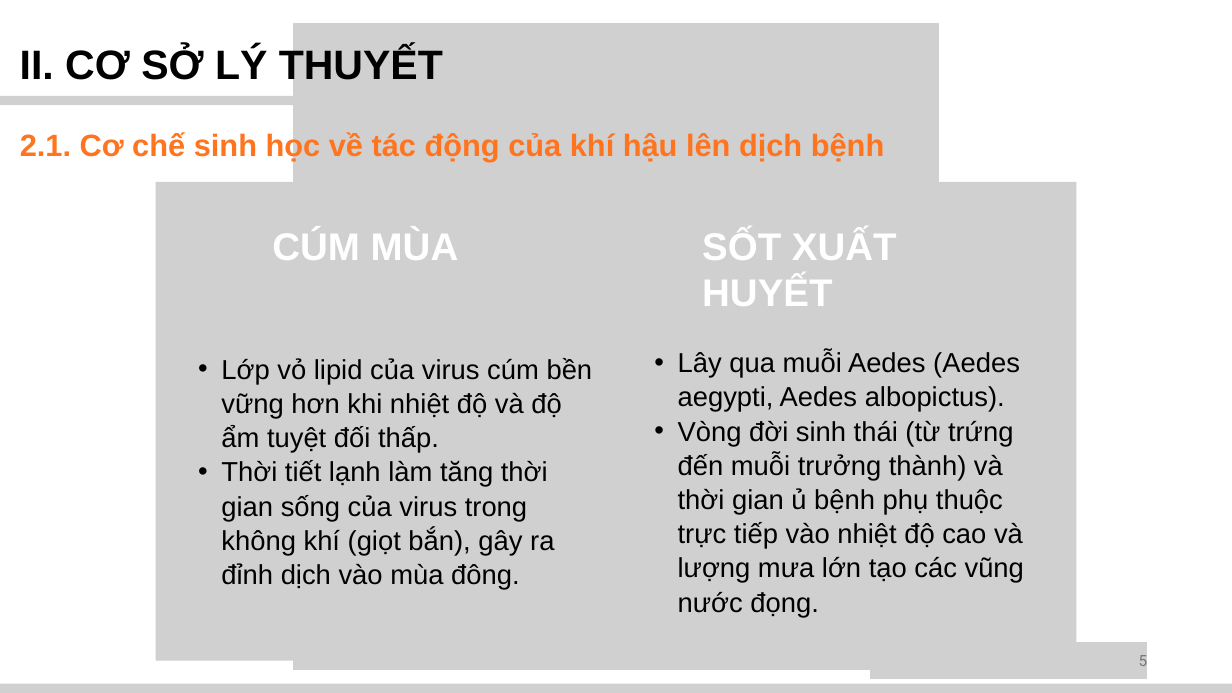
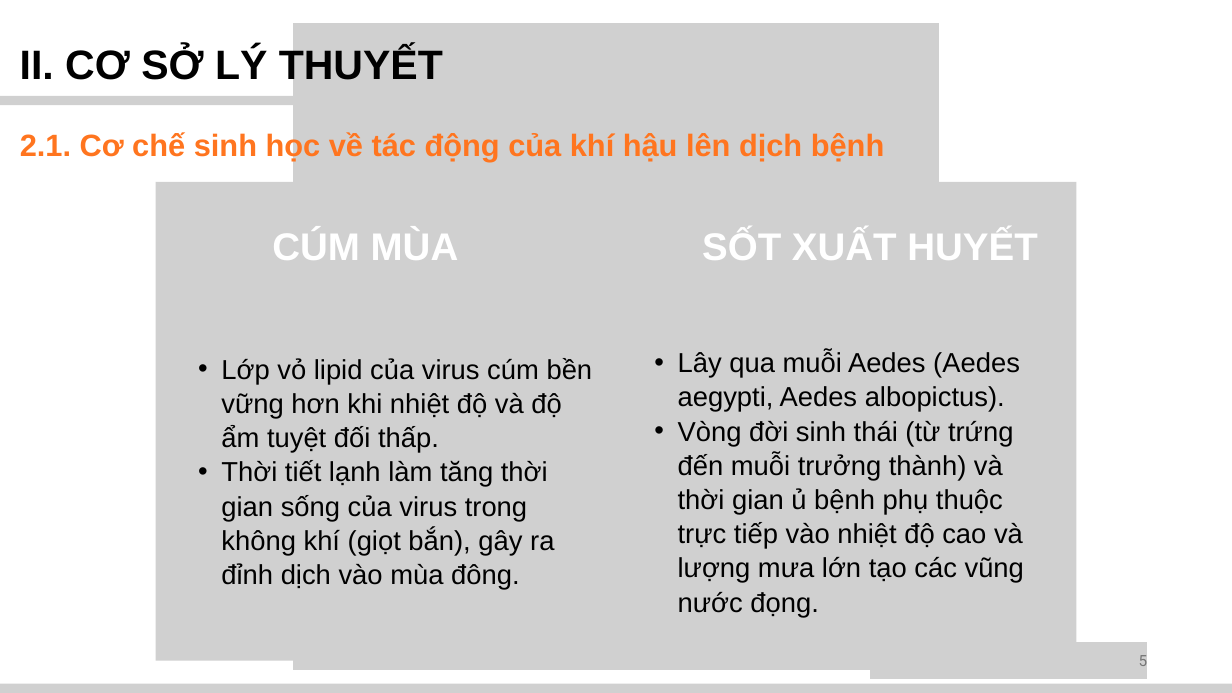
Before and after one commit to huuluan186/KLTN, a slide deck: slide 6 of docs/110122016_PhamHuuLuan_TN_Slide.pptx. Drawn at 1232x693 pixels with LibreOffice and Linux fonts; fonts in the diff are those of the drawing; grey boxes stand for pictures. Boxes give left, top, right and bottom in pixels: in the first picture for what was removed or moved away, otherwise in the second. Text is boxed around its words. In the diff, an @@ line names an element or a change of style, - is before the commit and + after.

```diff
--- a/docs/110122016_PhamHuuLuan_TN_Slide.pptx
+++ b/docs/110122016_PhamHuuLuan_TN_Slide.pptx
@@ text "SỐT XUẤT HUYẾT" rewrapped from (702, 230, 897, 306) to (702, 230, 1037, 260) @@
```
Also in this commit, not shown: 25 other slides changed, 2 slides added.
